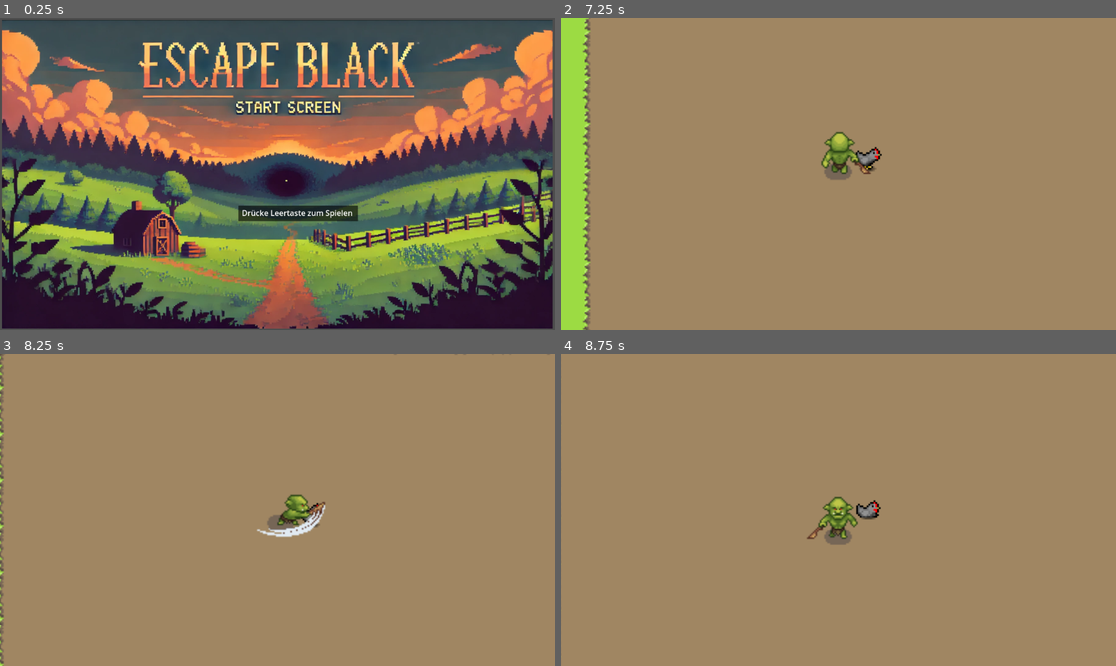
Above: before the commit, frames 1-4 (two rows, left to right).
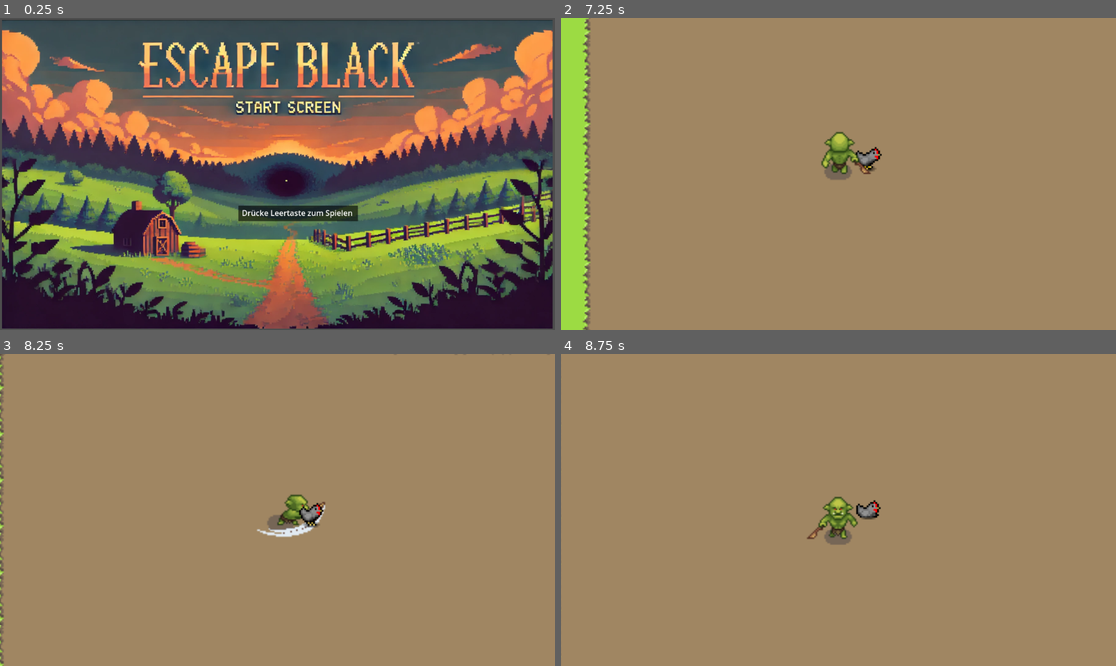
Above: after the commit, the same moments.

Repository: Ukkulleli/Escape-Black
Game: Godot game, scene res://start_screen.tscn
Two runs of this game, one before a commit and one after it. Both use one fixed random seed, a clock stepped at 60 frames per second and the inputs below.
Inputs:
- Up to frame 1 (0.25 s): no input
- Up to frame 2 (7.25 s): tap Enter at 0.5, 2 s; hold D (right) 0.53-1.28 s; hold Space (attack) 0.53-1.28 s; hold S (down) 1.28-2.03 s; tap Space (attack) every 1.5 s from 1.35 to 5.85 s; hold D (right) 2.03-2.78 s; hold Space (attack) 2.03-2.78 s; hold Up (up) 2.78-3.53 s; hold Space (attack) 3.53-4.28 s; hold A (left) 3.53-5.03 s; hold S (down) 5.03-5.78 s; hold Space (attack) 5.03-5.78 s; hold D (right) 5.78-6.53 s; hold Up (up) from 6.53 s (still down); hold Space (attack) from 6.53 s (still down)
- Up to frame 3 (8.25 s): release Up (up) at 7.28 s; release Space (attack) at 7.28 s; hold D (right) 7.28-8.03 s; tap Space (attack) at 7.35 s; hold S (down) from 8.03 s (still down); hold Space (attack) from 8.03 s (still down)
- Up to frame 4 (8.75 s): keep holding S (down); keep holding Space (attack)

Frames 1-2 are identical in both runs. In frame 3, 0.2% of the frame differs, in the area x 53-59%, y 48-56%; in frame 4, nothing differs.

Commit message:
chicken z_index fixed

Diff:
--- a/chicken.gd
+++ b/chicken.gd
@@ -9,6 +9,7 @@
 
 func _ready():
 	pass
+
 func _physics_process(delta):
 	#Erstellt einen Vektor, der in die Richtung des Spielers zeigt
 	movement = (player.get_character_position() - self.position)
@@ -22,11 +23,18 @@
 	else:
 		velocity = Vector2.ZERO
 		timer += 1
-	print(timer)
 
-
+	index()
 	animate()
 	move_and_slide()
+
+func index():
+	var player_position = player.get_character_position()
+	if position.y > player_position.y:
+		z_index = 1
+	if position.y < player_position.y:
+		z_index = 0
+	print(z_index)
 
 func animate():
 	if velocity.x == 0 and velocity.y == 0:
--- a/node_2d.tscn
+++ b/node_2d.tscn
@@ -1149,7 +1149,7 @@
 }]
 
 [sub_resource type="RectangleShape2D" id="RectangleShape2D_exhul"]
-size = Vector2(13, 7)
+size = Vector2(13, 4)
 
 [sub_resource type="RectangleShape2D" id="RectangleShape2D_86twt"]
 size = Vector2(12.5984, 8.66142)
@@ -1744,7 +1744,7 @@
 frame_progress = 1.0
 
 [node name="CollisionShape2D" type="CollisionShape2D" parent="chicken"]
-position = Vector2(1.5, 3.5)
+position = Vector2(1.5, 5)
 shape = SubResource("RectangleShape2D_exhul")
 
 [node name="player" type="CharacterBody2D" parent="."]
